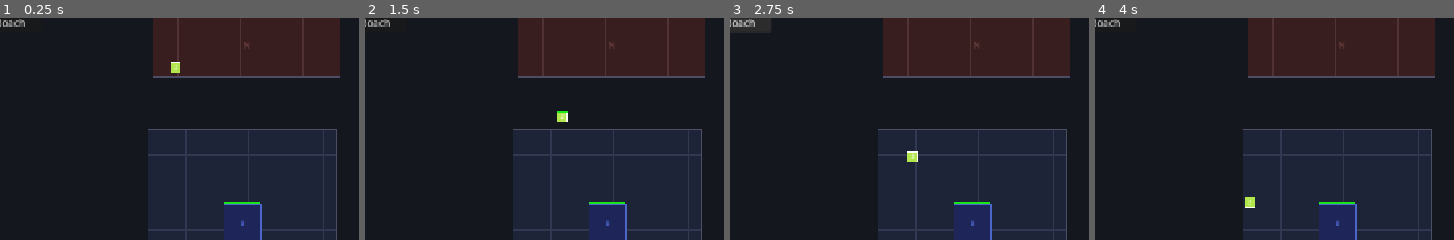
Above: before the commit, frames 1-4 (left to right).
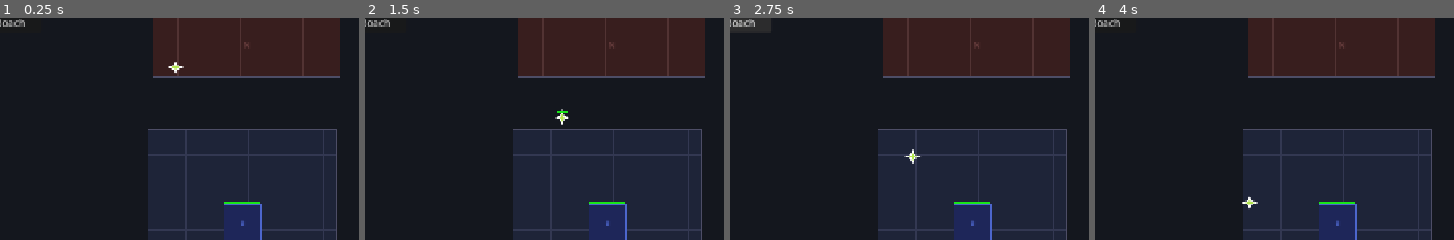
Above: after the commit, the same moments.

Repository: joacoague15/1vs1-strategy-prototype
Game: Godot game, scene res://scenes/main.tscn
Same seed, same stepped clock (60 frames per second), same inputs: the game is played once before the commit and once after it.
Inputs:
- Up to frame 1 (0.25 s): no input
- Up to frame 2 (1.5 s): click "Zergling" at 0.5 s; click "Hydralisk" at 1.25 s
- Up to frame 3 (2.75 s): click "Roach" at 2 s
- Up to frame 4 (4 s): click "Marine" at 2.75 s; click "Medic" at 3.5 s
The pictures show only the part of the screen within x 21-71%, y 6-56%; the shares and areas given below are measured in that part.

The runs differ from the first frame. In frame 1, 0.1% of the frame differs, in the area x 46-52%, y 19-26%; in frame 2, 0.1%; in frame 3, 0.2%, in the area x 48-53%, y 59-66%; in frame 4, 0.1%.

Commit message:
sprites and range menu

Diff:
--- a/data/units.json
+++ b/data/units.json
@@ -20,7 +20,7 @@
 	"blue": {
 		"ALPHA": {
 			"armor_type": "light",
-			"attack_range": 1.5,
+			"attack_range": 2.0,
 			"bonus_vs_heavy": 6.0,
 			"color": [
 				0.3,
@@ -34,7 +34,7 @@
 			"letter": "M",
 			"move_speed": 95.0,
 			"name": "Marine",
-			"vision_range": 8.0
+			"vision_range": 1.0
 		},
 		"BRAVO": {
 			"armor_type": "heavy",
@@ -53,7 +53,7 @@
 			"letter": "F",
 			"move_speed": 85.0,
 			"name": "Firebat",
-			"vision_range": 8.0
+			"vision_range": 2.0
 		},
 		"CHARLIE": {
 			"armor_type": "light",
@@ -70,7 +70,7 @@
 			"letter": "+",
 			"move_speed": 80.0,
 			"name": "Medic",
-			"vision_range": 8.0
+			"vision_range": 2.0
 		}
 	},
 	"red": {
--- a/scripts/unit.gd
+++ b/scripts/unit.gd
@@ -78,7 +78,49 @@
 }
 
 
+# Silueta geometrica de la unidad (poligono en coords locales)
+var _shape: PackedVector2Array = PackedVector2Array()
+
+
+func _build_shape() -> void:
+	var h := GameData.BLUE_CELL_SIZE * 0.4
+	var pts := PackedVector2Array()
+	if team == GameData.Team.RED:
+		match unit_type:
+			GameData.UnitType.ALPHA:
+				# Zergling: estrella de 4 puntas (garras rapidas)
+				for i in 8:
+					var ang := -PI / 2.0 + float(i) * TAU / 8.0
+					var r := h * 1.15 if i % 2 == 0 else h * 0.42
+					pts.append(Vector2(cos(ang), sin(ang)) * r)
+			GameData.UnitType.BRAVO:
+				# Hydralisk: rombo alto (serpiente erguida)
+				pts = PackedVector2Array([Vector2(0, -h * 1.2), Vector2(h * 0.75, 0),
+					Vector2(0, h * 1.2), Vector2(-h * 0.75, 0)])
+			GameData.UnitType.CHARLIE:
+				# Roach: hexagono ancho (escarabajo blindado)
+				pts = PackedVector2Array([Vector2(-h * 1.1, 0), Vector2(-h * 0.55, -h * 0.85),
+					Vector2(h * 0.55, -h * 0.85), Vector2(h * 1.1, 0),
+					Vector2(h * 0.55, h * 0.85), Vector2(-h * 0.55, h * 0.85)])
+	else:
+		match unit_type:
+			GameData.UnitType.ALPHA:
+				# Marine: cuadrado (blindaje) con visor
+				pts = PackedVector2Array([Vector2(-h * 0.9, -h * 0.9), Vector2(h * 0.9, -h * 0.9),
+					Vector2(h * 0.9, h * 0.9), Vector2(-h * 0.9, h * 0.9)])
+			GameData.UnitType.BRAVO:
+				# Hellbat: triangulo (llama)
+				pts = PackedVector2Array([Vector2(0, -h * 1.15), Vector2(h, h * 0.9), Vector2(-h, h * 0.9)])
+			GameData.UnitType.CHARLIE:
+				# Medic: circulo con cruz
+				for i in 16:
+					var ang := float(i) * TAU / 16.0
+					pts.append(Vector2(cos(ang), sin(ang)) * h)
+	_shape = pts
+
+
 func _ready() -> void:
+	_build_shape()
 	var data: Dictionary = GameData.get_unit_data(
 		team as GameData.Team, unit_type as GameData.UnitType
 	)
@@ -570,14 +612,34 @@
 	)
 	var is_red := (team == GameData.Team.RED)
 	var half := GameData.BLUE_CELL_SIZE * 0.4
-	var sq := Rect2(-half, -half, half * 2, half * 2)
-
-	# Body
-	draw_rect(sq, body_color)
-
-	# Outline
+
+	# Body: silueta geometrica distintiva por unidad
+	draw_colored_polygon(_shape, body_color)
 	var outline_color := Color.WHITE if is_red else Color(0.3, 0.5, 1.0)
-	draw_rect(sq, outline_color, false, 0.9)
+	var outline_pts := _shape.duplicate()
+	outline_pts.append(_shape[0])
+	draw_polyline(outline_pts, outline_color, 0.9, true)
+
+	# Detalles distintivos
+	if is_red:
+		if unit_type == GameData.UnitType.CHARLIE:
+			# linea del caparazon del roach
+			draw_line(Vector2(0, -half * 0.85), Vector2(0, half * 0.85), body_color.darkened(0.45), 1.2)
+	else:
+		match unit_type:
+			GameData.UnitType.ALPHA:
+				# visor del casco del marine
+				draw_line(Vector2(-half * 0.5, -half * 0.25), Vector2(half * 0.5, -half * 0.25),
+					Color(0.08, 0.12, 0.2), 1.8)
+			GameData.UnitType.BRAVO:
+				# nucleo de llama del hellbat
+				draw_colored_polygon(PackedVector2Array([Vector2(0, -half * 0.3),
+					Vector2(half * 0.5, half * 0.7), Vector2(-half * 0.5, half * 0.7)]),
+					Color(1.0, 0.85, 0.3))
+			GameData.UnitType.CHARLIE:
+				# cruz medica
+				draw_rect(Rect2(-half * 0.2, -half * 0.65, half * 0.4, half * 1.3), Color.WHITE)
+				draw_rect(Rect2(-half * 0.65, -half * 0.2, half * 1.3, half * 0.4), Color.WHITE)
 
 	# ponytail: selection ring for blue units
 	if selected:
@@ -587,14 +649,6 @@
 			else Color(0.4, 0.9, 1.0, 0.25)
 		draw_arc(Vector2.ZERO, vision_range, 0, TAU, 64, vc, 1.0)
 
-	# Unit letter
-	var font := ThemeDB.fallback_font
-	var letter: String = GameData.get_unit_letter(
-		team as GameData.Team, unit_type as GameData.UnitType
-	)
-	var text_size := font.get_string_size(letter, HORIZONTAL_ALIGNMENT_CENTER, -1, 7)
-	draw_string(font, Vector2(-text_size.x / 2.0, text_size.y / 4.0), letter, HORIZONTAL_ALIGNMENT_CENTER, -1, 7, Color.WHITE)
-
 	# HP bar
 	var bar_w := half * 2
 	var bar_h := 1.4
@@ -629,7 +683,7 @@
 	# --- Damage flash ---
 	if _damage_flash_timer > 0.0:
 		var flash_alpha: float = _damage_flash_timer / DAMAGE_FLASH_DURATION
-		draw_rect(sq, Color(1.0, 0.85, 0.85, flash_alpha * 0.7))
+		draw_colored_polygon(_shape, Color(1.0, 0.85, 0.85, flash_alpha * 0.7))
 
 	# --- Ranged shot line ---
 	if _shot_timer > 0.0:
--- /dev/null
+++ b/tests/sprites_preview.gd
@@ -0,0 +1,49 @@
+extends Node2D
+# Preview visual de los sprites de las 6 unidades: screenshot y quit.
+# Correr: godot --path . res://tests/sprites_preview.tscn
+
+const UNIT_SCENE := preload("res://scenes/unit.tscn")
+const OUT_PATH := "C:/Users/joaco/AppData/Local/Temp/claude/C--Users-joaco-OneDrive-Documents-nuevo-proyecto-sobre--towe-defense--capaz-/e622f9e3-2773-4247-913e-88f9c0d99964/scratchpad/sprites_preview.png"
+
+var _frames := 0
+
+
+func _ready() -> void:
+	# Congelar la logica de combate: solo queremos ver los sprites
+	GameData.game_phase = GameData.GamePhase.GAME_OVER
+	var layout := [
+		[GameData.Team.RED, GameData.UnitType.ALPHA, Vector2(250, 220)],
+		[GameData.Team.RED, GameData.UnitType.BRAVO, Vector2(550, 220)],
+		[GameData.Team.RED, GameData.UnitType.CHARLIE, Vector2(850, 220)],
+		[GameData.Team.BLUE, GameData.UnitType.ALPHA, Vector2(250, 480)],
+		[GameData.Team.BLUE, GameData.UnitType.BRAVO, Vector2(550, 480)],
+		[GameData.Team.BLUE, GameData.UnitType.CHARLIE, Vector2(850, 480)],
+	]
+	for entry in layout:
+		var u := UNIT_SCENE.instantiate()
+		u.team = entry[0]
+		u.unit_type = entry[1]
+		u.position = entry[2]
+		u.scale = Vector2(6, 6)
+		add_child(u)
+
+
+func _draw() -> void:
+	draw_rect(Rect2(0, 0, 1280, 720), Color(0.08, 0.09, 0.12))
+	var font := ThemeDB.fallback_font
+	var names := ["Zergling", "Hydralisk", "Roach", "Marine", "Hellbat", "Medic"]
+	var xs := [250, 550, 850, 250, 550, 850]
+	var ys := [330, 330, 330, 590, 590, 590]
+	for i in 6:
+		var sz := font.get_string_size(names[i], HORIZONTAL_ALIGNMENT_CENTER, -1, 20)
+		draw_string(font, Vector2(xs[i] - sz.x / 2.0, ys[i]), names[i],
+			HORIZONTAL_ALIGNMENT_CENTER, -1, 20, Color.WHITE)
+
+
+func _process(_delta: float) -> void:
+	_frames += 1
+	if _frames == 20:
+		var img := get_viewport().get_texture().get_image()
+		img.save_png(OUT_PATH)
+		print("preview guardado")
+		get_tree().quit()
--- /dev/null
+++ b/tests/sprites_preview.tscn
@@ -0,0 +1,6 @@
+[gd_scene load_steps=2 format=3]
+
+[ext_resource type="Script" path="res://tests/sprites_preview.gd" id="1"]
+
+[node name="SpritesPreview" type="Node2D"]
+script = ExtResource("1")
Not shown, added: tests/sprites_preview.gd.uid
Not shown, changed: STATUS.md
